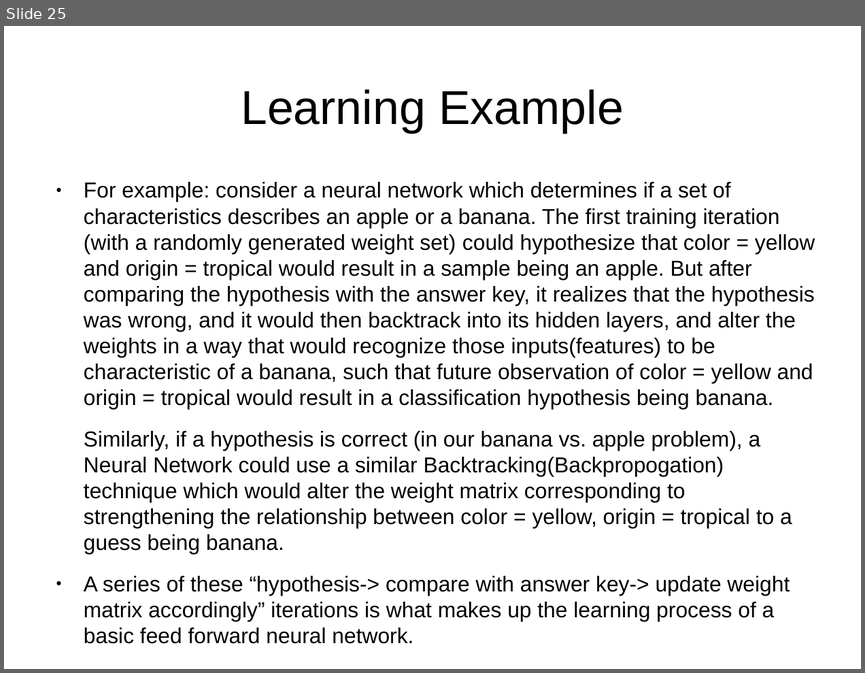
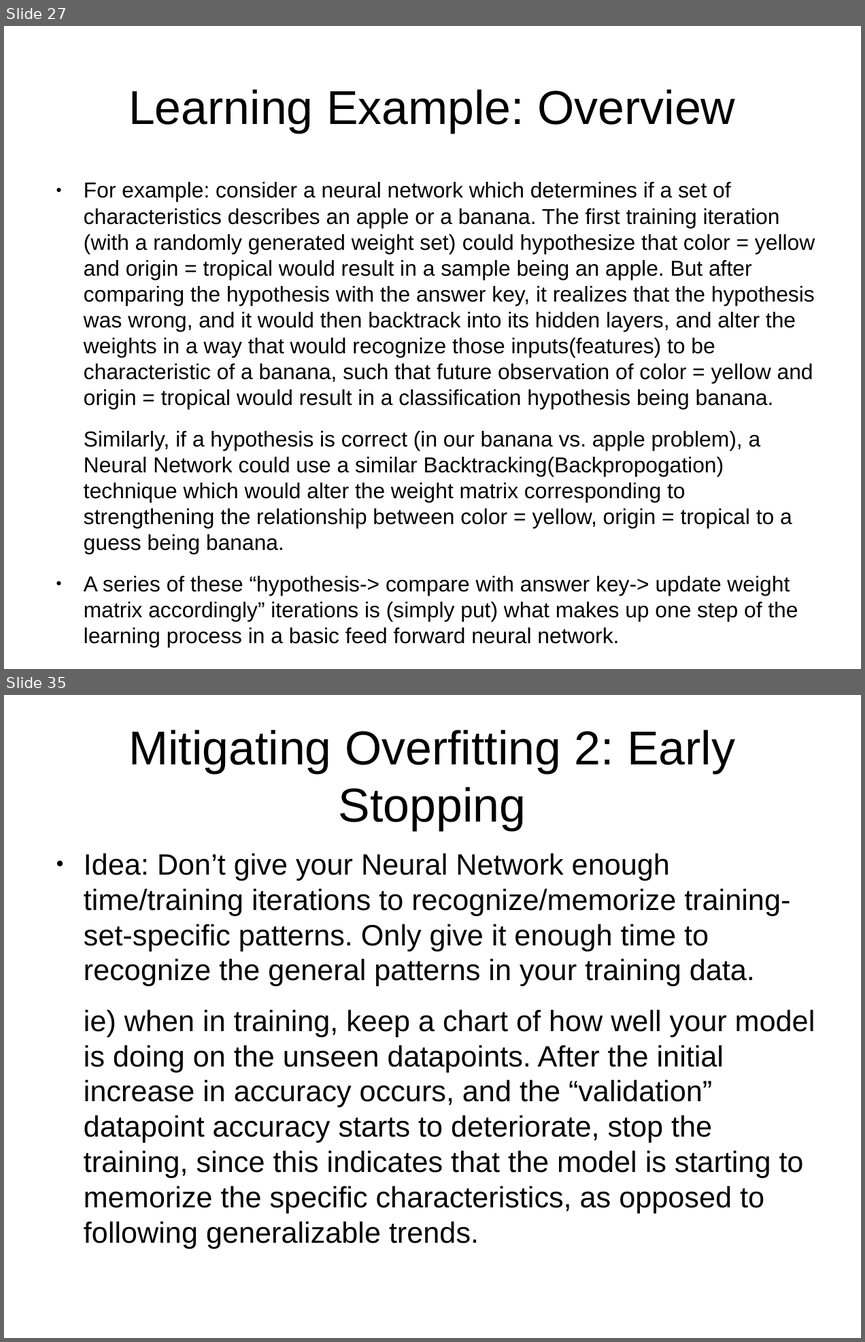
Before and after one commit to sofiabesenski4/MedicalLetterAI, a slide deck: Slides/Intro to Neural Nets and Deep Learning/1-slides.odp. Shown one above the other, each under a label of ours: slide 25 before the commit, slides 27 and 35 after it; the slides between them are not shown. The pictures are 865x673 and 865x1342 pixels, drawn with LibreOffice and Linux fonts; fonts in the diff are those of the drawing. Boxes give left, top, right and bottom in pixels: in the first picture for what was removed or moved away, otherwise in the second. Text is boxed around its words. In the diff, an @@ line names an element or a change of style, - is before the commit and + after.

Commit message:
finished the neural network introductory slides for Jan 25th meeting

```diff
--- a/Slides/Intro to Neural Nets and Deep Learning/1-slides.odp
+++ b/Slides/Intro to Neural Nets and Deep Learning/1-slides.odp
@@ slide 35 added at [4, 695, 861, 1338], background #FFFFFF @@
@@ title added at [128, 730, 735, 830], 44 pt, text #000000 @@
+Mitigating Overfitting 2: Early Stopping
@@ text added at [84, 853, 815, 1212], 27.2 pt, text #000000 @@
+● Idea: Don’t give your Neural Network enough time/training iterations to recognize/memorize training-set-specific patterns. Only give it enough time to recognize the general patterns in your training data.
+ie) when in training, keep a chart of how well your model is doing on the unseen datapoints. After the initial increase in accuracy occurs, and the “validation” datapoint accuracy starts to deteriorate, stop the training, since this indicates that the model is starting to memorize the specific characteristics, as opposed to following generalizable trends.
@@ what was slide 25 is now slide 27 @@
@@ slide 27 changed as well @@
@@ title at [128, 89, 735, 133]: text changed @@
-Learning Example
+Learning Example: Overview
@@ text at [84, 575, 798, 647]: text changed @@
-● A series of these “hypothesis-> compare with answer key-> update weight matrix accordingly” iterations is what makes up the learning process of a basic feed forward neural network.
+● A series of these “hypothesis-> compare with answer key-> update weight matrix accordingly” iterations is (simply put) what makes up one step of the learning process in a basic feed forward neural network.
```
Also in this commit, not shown: 3 other slides changed, 24 other slides added, 13 slides removed, 1 other file.
